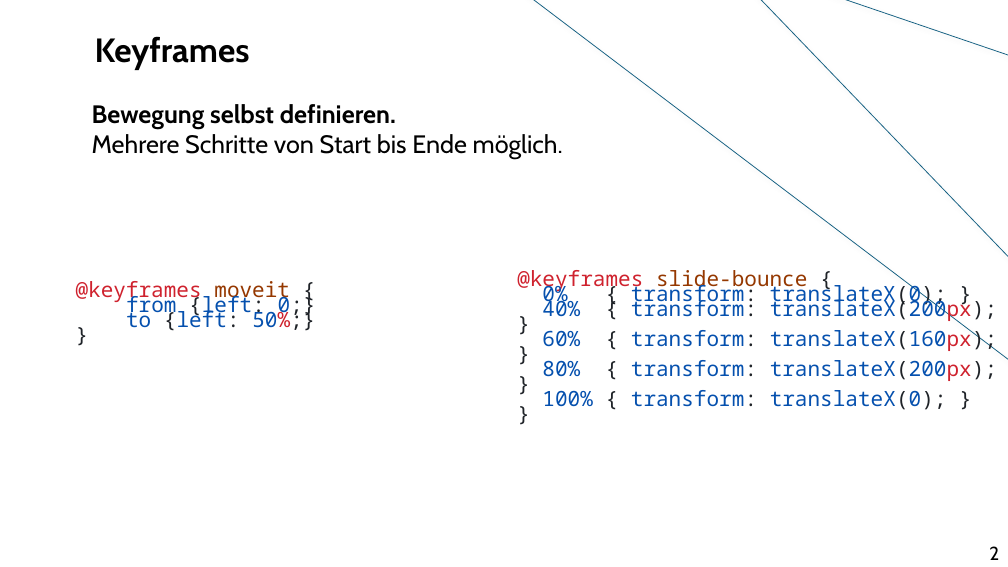
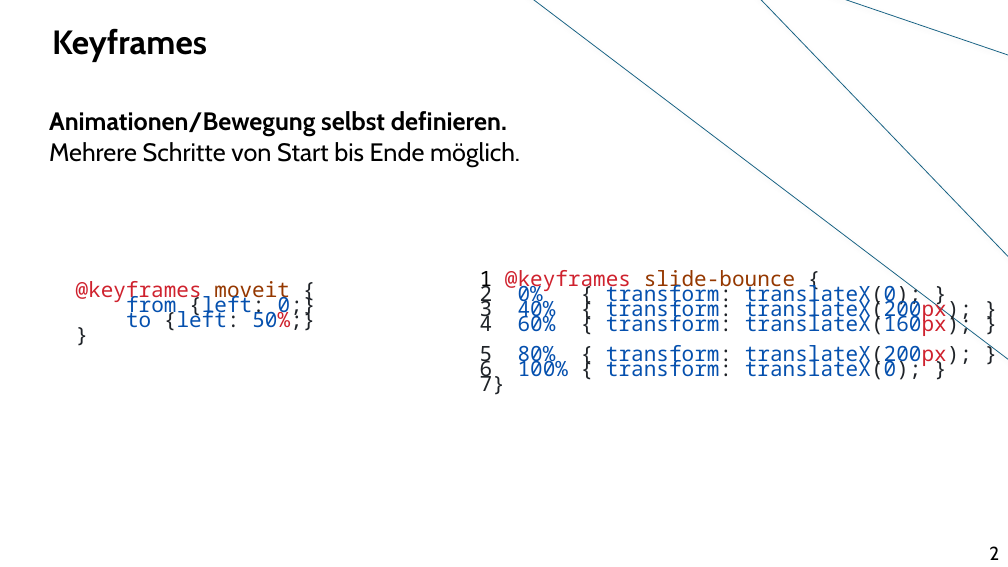
Before and after one commit to wannas234/CSS-Animationen-und-Transitionen, a slide deck: slide 3 of Präsentation-CSS-T&A.pptx. Drawn at 1008x567 pixels with LibreOffice and Linux fonts; fonts in the diff are those of the drawing; background and template pictures are left out. Boxes give left, top, right and bottom in pixels: in the first picture for what was removed or moved away, otherwise in the second. Text is boxed around its words. In the diff, an @@ line names an element or a change of style, - is before the commit and + after.

```diff
--- a/Präsentation-CSS-T&A.pptx
+++ b/Präsentation-CSS-T&A.pptx
@@ title "Keyframes": place and size @@
-title "Keyframes" at [95,36,250,70]
+title "Keyframes" at [52,28,207,62]
@@ text at [49,111,520,167]: text changed @@
-Bewegung selbst definieren.
-Mehrere Schritte von Start bis Ende möglich.
+Animationen/Bewegung selbst definieren.
+Mehrere Schritte von Start bis Ende möglich.
@@ text at [480,270,972,395]: text changed @@
-@keyframes slide-bounce {
-0% { transform: translateX(0); }
-40% { transform: translateX(200px); }
-60% { transform: translateX(160px); }
-80% { transform: translateX(200px); }
-100% { transform: translateX(0); }
-}
+1 @keyframes slide-bounce {
+2 0% { transform: translateX(0); }
+3 40% { transform: translateX(200px); }
+4 60% { transform: translateX(160px); }
+5 80% { transform: translateX(200px); }
+6 100% { transform: translateX(0); }
+7}
```
Also in this commit, not shown: 3 other slides changed, 2 slides added, 1 slide removed, 4 other files.
